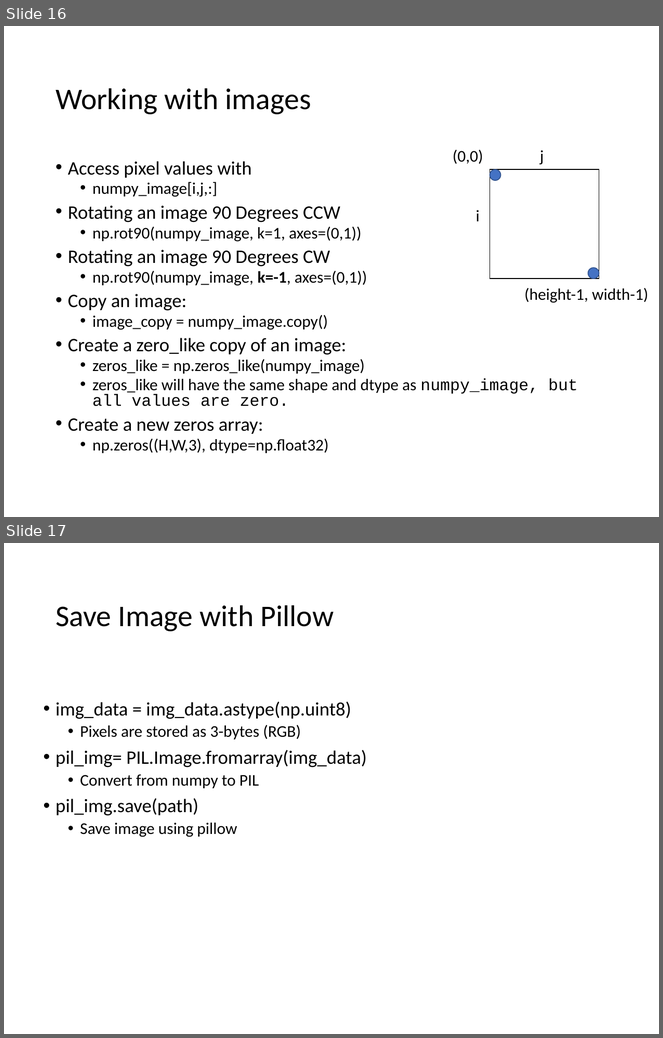
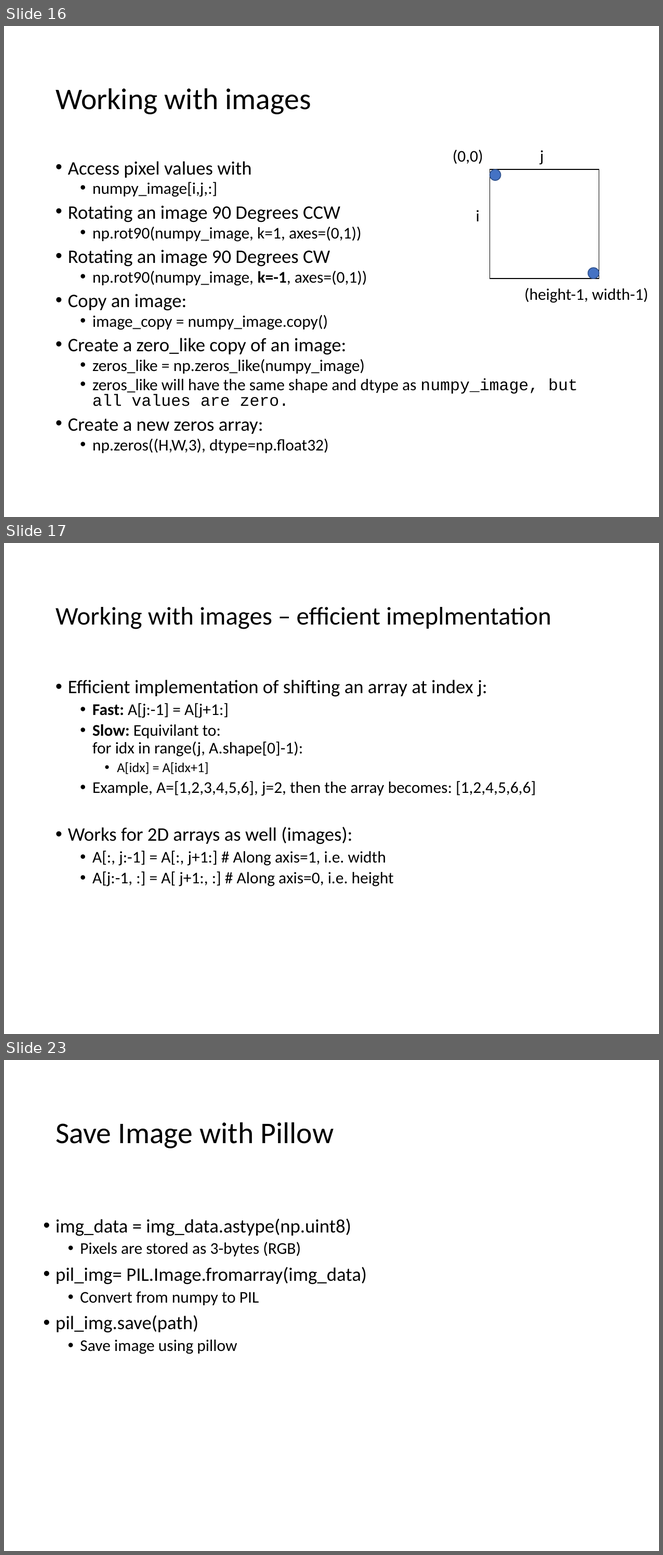
Before and after one commit to lironcohen8/CG_Seam_Carving, a slide deck: Ex1.pptx. Shown one above the other, each under a label of ours: slides 16 and 17 before the commit, slides 16, 17 and 23 after it; the slides between them are not shown. The pictures are 663x1038 and 663x1555 pixels, drawn with LibreOffice and Linux fonts; fonts in the diff are those of the drawing. Boxes give left, top, right and bottom in pixels: in the first picture for what was removed or moved away, otherwise in the second. Text is boxed around its words. In the diff, an @@ line names an element or a change of style, - is before the commit and + after.

```diff
--- a/Ex1.pptx
+++ b/Ex1.pptx
@@ slide 17 added at (4, 543, 659, 1034), background #FFFFFF @@
@@ title added at (55, 607, 552, 629), 28 pt, text #000000 @@
+Working with images – efficient imeplmentation
@@ text added at (68, 680, 536, 887), 18 pt, text #000000 @@
+• Efficient implementation of shifting an array at index j:
+  • Fast: A[j:-1] = A[j+1:]
+  • Slow: Equivilant to:
+    for idx in range(j, A.shape[0]-1):
+    • A[idx] = A[idx+1]
+  • Example, A=[1,2,3,4,5,6], j=2, then the array becomes: [1,2,4,5,6,6]
+• Works for 2D arrays as well (images):
+  • A[:, j:-1] = A[:, j+1:] # Along axis=1, i.e. width
+  • A[j:-1, :] = A[ j+1:, :] # Along axis=0, i.e. height
@@ what was slide 17 is now slide 23 @@
```
Also in this commit, not shown: 5 other slides added, 20 other files.
